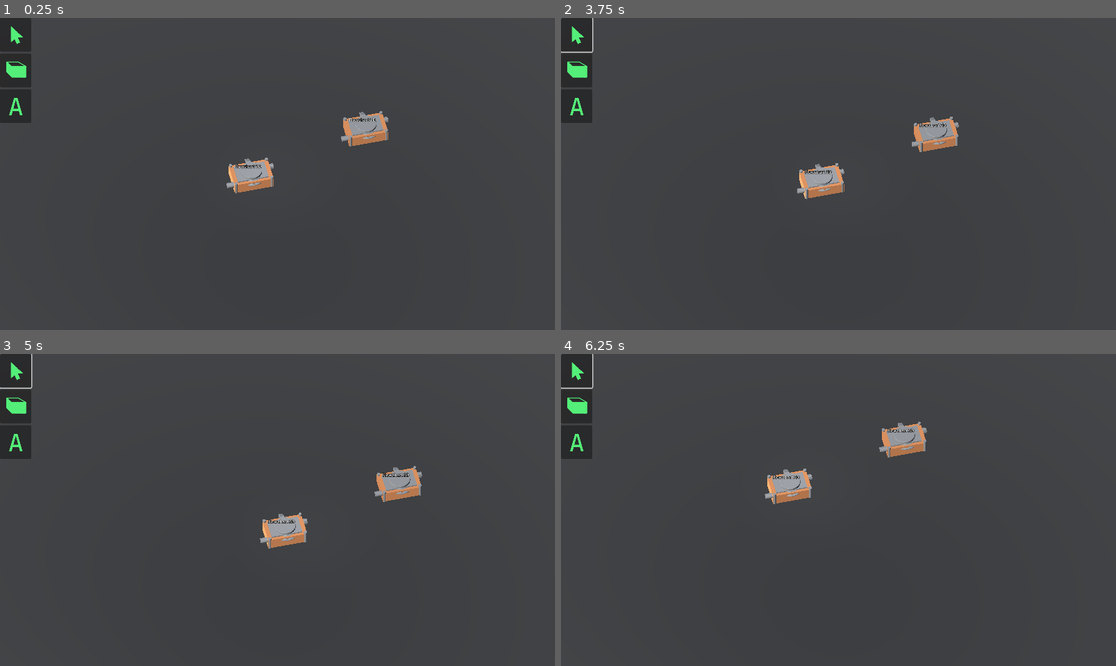
Above: before the commit, frames 1-4 (two rows, left to right).
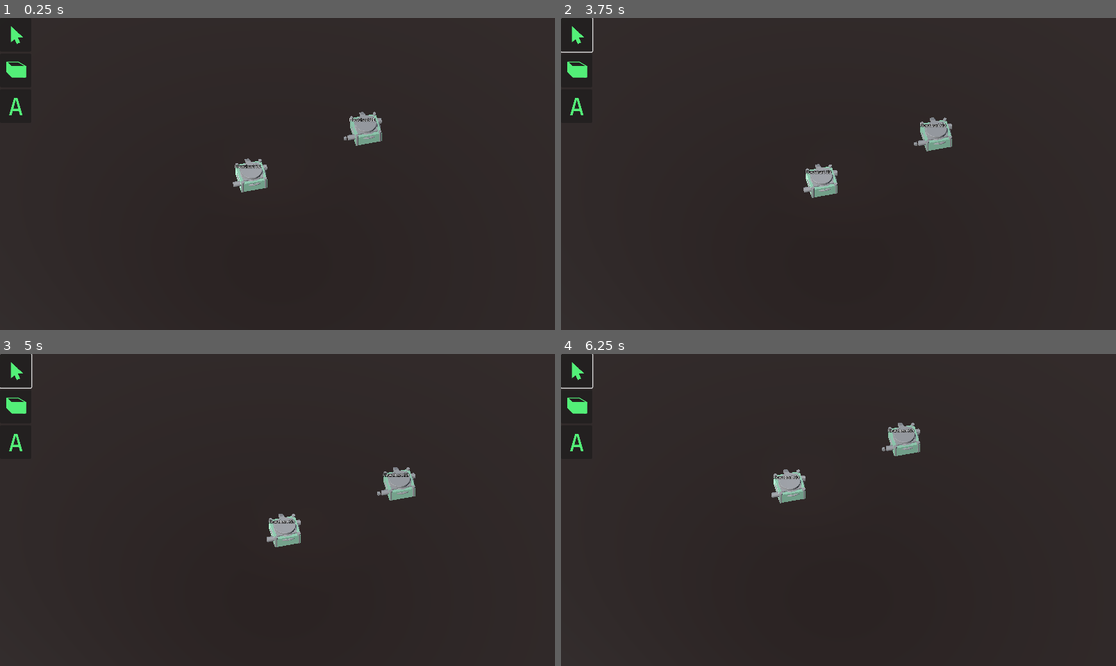
Above: after the commit, the same moments.

Repository: PranjalMaithani/flowchart-3d
Game: Godot game, scene res://Scenes/flowchart_scene.tscn
The game is run twice, just before and just after one commit, with the same random seed, the same clock (stepped at 60 frames per second) and the same inputs.
Inputs (mouse positions are in pixels of both pictures, inside the frame that each line leads up to):
- Up to frame 1 (0.25 s): no input
- Up to frame 2 (3.75 s): click (577, 33) at 0.52 s; click (577, 33) at 1.27 s; click (577, 33) at 2.02 s; tap Enter at 2.75 s; move the mouse to (960, 158) at 2.77 s; click (960, 158) at 2.85 s; tap Space at 3.5 s; drag from (727, 189) to (810, 236) at 3.52 s
- Up to frame 3 (5 s): move the mouse to (333, 441) at 4.27 s; tap T at 4.35 s; click (333, 441) at 4.55 s
- Up to frame 4 (6.25 s): tap Enter at 5 s; drag from (810, 572) to (672, 463) at 5.02 s; move the mouse to (1005, 556) at 5.77 s; click (1005, 556) at 5.85 s

The runs differ from the first frame. In frame 1, 98% of the frame differs, in the area x 0-100%, y 0-100%; in frame 2, 98%; in frame 3, 98%; in frame 4, 98%.

Commit message:
Container tool

Diff:
--- a/Components/ContainerBox/ContainerBox.tscn
+++ b/Components/ContainerBox/ContainerBox.tscn
@@ -1,7 +1,8 @@
 [gd_scene load_steps=12 format=3 uid="uid://pwytv1htyylm"]
 
 [ext_resource type="Script" path="res://src/container/container_box.gd" id="1_h6xbw"]
-[ext_resource type="Material" uid="uid://b4k4y5oskkgcg" path="res://Materials/container_default.tres" id="2_2ooh6"]
+[ext_resource type="PackedScene" uid="uid://ch6tvlqe2bafs" path="res://Models/CubeMesh.tscn" id="2_kv3jc"]
+[ext_resource type="Material" uid="uid://b4k4y5oskkgcg" path="res://Materials/container_default.tres" id="3_6w1vt"]
 [ext_resource type="ArrayMesh" uid="uid://c4g2r8grndjii" path="res://Models/cap.obj" id="3_7uyt8"]
 [ext_resource type="PackedScene" uid="uid://bjhn2vl882fmd" path="res://Components/ContainerBox/ContainerGrabber.tscn" id="4_pqu1q"]
 [ext_resource type="PackedScene" uid="uid://cryyf8m3gnfrs" path="res://Components/ContainerBox/ContainerResizer.tscn" id="5_7jdvj"]
@@ -10,21 +11,16 @@
 [ext_resource type="PackedScene" uid="uid://b47tyrqs0w3kr" path="res://Components/ContainerBox/PlugIn.tscn" id="8_xnbbf"]
 [ext_resource type="Script" path="res://src/container/position_updater.gd" id="9_b53gi"]
 
-[sub_resource type="BoxMesh" id="BoxMesh_v2erc"]
-lightmap_size_hint = Vector2i(6, 10)
-size = Vector3(3, 1, 2)
-
 [sub_resource type="ViewportTexture" id="ViewportTexture_2g8lv"]
 viewport_path = NodePath("SubViewport")
 
 [node name="ContainerBox" type="Node3D"]
 script = ExtResource("1_h6xbw")
 
-[node name="ContainerMesh" type="MeshInstance3D" parent="."]
+[node name="ContainerMesh" parent="." instance=ExtResource("2_kv3jc")]
 unique_name_in_owner = true
-transform = Transform3D(1, 0, 0, 0, 1, 0, 0, 0, 1, 0, 0.487, -0.0221472)
-material_override = ExtResource("2_2ooh6")
-mesh = SubResource("BoxMesh_v2erc")
+transform = Transform3D(1, 0, 0, 0, 1, 0, 0, 0, 1, 0, 0.485456, 0)
+material_override = ExtResource("3_6w1vt")
 
 [node name="TestMesh" type="MeshInstance3D" parent="."]
 unique_name_in_owner = true
@@ -34,22 +30,23 @@
 [node name="Grabber" parent="." instance=ExtResource("4_pqu1q")]
 
 [node name="DownRightResize" parent="." instance=ExtResource("5_7jdvj")]
+transform = Transform3D(1, 0, 0, 0, 1, 0, 0, 0, 1, 0.876247, 0.00568049, 0.901897)
 x = 0
 z = 0
 
 [node name="DownLeftResize" parent="." instance=ExtResource("5_7jdvj")]
-transform = Transform3D(1, 0, 0, 0, 1, 0, 0, 0, 1, -1.37698, 0.00568049, 0.901897)
+transform = Transform3D(1, 0, 0, 0, 1, 0, 0, 0, 1, -0.881953, 0.00568049, 0.901897)
 cursor_shape = 11
 x = 0
 z = 0
 
 [node name="UpLeftResize" parent="." instance=ExtResource("5_7jdvj")]
-transform = Transform3D(1, 0, 0, 0, 1, 0, 0, 0, 1, -1.37698, 0.00568049, -0.940596)
+transform = Transform3D(1, 0, 0, 0, 1, 0, 0, 0, 1, -0.881953, 0.00568049, -0.940596)
 x = 0
 z = 0
 
 [node name="UpRightResize" parent="." instance=ExtResource("5_7jdvj")]
-transform = Transform3D(1, 0, 0, 0, 1, 0, 0, 0, 1, 1.39711, 0.00568049, -0.940596)
+transform = Transform3D(1, 0, 0, 0, 1, 0, 0, 0, 1, 0.895207, 0.00568049, -0.940596)
 cursor_shape = 11
 x = 0
 z = 0
@@ -59,10 +56,10 @@
 texture = SubResource("ViewportTexture_2g8lv")
 
 [node name="PlugOut" parent="." instance=ExtResource("7_ccnpv")]
-transform = Transform3D(1, 0, 0, 0, 1, 0, 0, 0, 1, 1.64959, 0.685506, -0.498506)
+transform = Transform3D(1, 0, 0, 0, 1, 0, 0, 0, 1, 1.14769, 0.685506, -0.498506)
 
 [node name="PlugIn" parent="." instance=ExtResource("8_xnbbf")]
-transform = Transform3D(1, 0, 0, 0, 1, 0, 0, 0, 1, -1.73953, 0.68431, 0.60319)
+transform = Transform3D(1, 0, 0, 0, 1, 0, 0, 0, 1, -1.2445, 0.68431, 0.60319)
 
 [node name="PositionUpdater" type="Node3D" parent="."]
 unique_name_in_owner = true
--- a/Components/ContainerBox/ContainerGrabber.tscn
+++ b/Components/ContainerBox/ContainerGrabber.tscn
@@ -4,9 +4,10 @@
 [ext_resource type="PackedScene" uid="uid://cpt5wqlmh812j" path="res://Components/UI/DragAndDrop.tscn" id="2_s0qc8"]
 
 [sub_resource type="BoxShape3D" id="BoxShape3D_0xfu6"]
-size = Vector3(2.41903, 0.969367, 1.52867)
+size = Vector3(1.6, 0.969, 1.529)
 
 [sub_resource type="BoxMesh" id="BoxMesh_0npq6"]
+size = Vector3(0.65, 1, 1)
 
 [node name="GrabPoint" type="Area3D"]
 transform = Transform3D(1, 0, 0, 0, 1, 0, 0, 0, 1, -0.00637102, 0.00248063, -0.000931025)
@@ -14,7 +15,7 @@
 script = ExtResource("1_p437s")
 
 [node name="CollisionShape3D" type="CollisionShape3D" parent="."]
-transform = Transform3D(1.00033, 0, 0, 0, 1.00033, 0, 0, 0, 1.00033, -0.00336669, 0.488947, -0.00419688)
+transform = Transform3D(0.974507, 0, 0, 0, 0.974507, 0, 0, 0, 0.974507, -0.00336669, 0.488947, -0.00419688)
 shape = SubResource("BoxShape3D_0xfu6")
 
 [node name="MeshInstance3D" type="MeshInstance3D" parent="."]
--- a/Components/Tools/ContainerTool.tscn
+++ b/Components/Tools/ContainerTool.tscn
@@ -1,6 +1,9 @@
-[gd_scene load_steps=2 format=3 uid="uid://cwdi2sajlnasl"]
+[gd_scene load_steps=5 format=3 uid="uid://cwdi2sajlnasl"]
 
 [ext_resource type="PackedScene" uid="uid://dx1oqd64dc0mt" path="res://Components/Tools/ToolButton.tscn" id="1_gh62l"]
+[ext_resource type="Script" path="res://src/Tools/container_tool.gd" id="1_pxv8s"]
+[ext_resource type="BoxMesh" uid="uid://cklidj7rhcxl5" path="res://Models/CubeMesh.tres" id="2_kjr8x"]
+[ext_resource type="PackedScene" uid="uid://l6y43mlw57o4" path="res://Components/UI/DragDraw.tscn" id="3_r0sjm"]
 
 [node name="ContainerTool" type="MarginContainer"]
 anchors_preset = -1
@@ -9,8 +12,18 @@
 offset_bottom = -0.000198364
 grow_horizontal = 2
 grow_vertical = 2
+script = ExtResource("1_pxv8s")
+initial_mesh = ExtResource("2_kjr8x")
 
 [node name="ToolButton" parent="." instance=ExtResource("1_gh62l")]
+unique_name_in_owner = true
 layout_mode = 2
+tool_name = 1
+
+[node name="DragDraw" parent="." instance=ExtResource("3_r0sjm")]
+unique_name_in_owner = true
+
+[node name="ToolMesh" type="MeshInstance3D" parent="."]
+unique_name_in_owner = true
 
 [editable path="ToolButton"]
--- a/Components/Tools/CursorTool.tscn
+++ b/Components/Tools/CursorTool.tscn
@@ -10,6 +10,7 @@
 metadata/_edit_use_anchors_ = true
 
 [node name="ToolButton" parent="." instance=ExtResource("1_qr88k")]
+unique_name_in_owner = true
 layout_mode = 2
 
 [node name="Icon" parent="ToolButton" index="0"]
--- a/Components/Tools/TextTool.tscn
+++ b/Components/Tools/TextTool.tscn
@@ -10,7 +10,9 @@
 metadata/_edit_use_anchors_ = true
 
 [node name="ToolButton" parent="." instance=ExtResource("1_eor60")]
+unique_name_in_owner = true
 layout_mode = 2
+tool_name = 2
 
 [node name="Icon" parent="ToolButton" index="0"]
 texture = ExtResource("2_exdfb")
--- a/Components/Tools/ToolButton.tscn
+++ b/Components/Tools/ToolButton.tscn
@@ -1,12 +1,14 @@
-[gd_scene load_steps=2 format=3 uid="uid://dx1oqd64dc0mt"]
+[gd_scene load_steps=3 format=3 uid="uid://dx1oqd64dc0mt"]
 
 [ext_resource type="Texture2D" uid="uid://qqlrh8s3r43q" path="res://Images/Icons/cube.png" id="1_5elq2"]
+[ext_resource type="Script" path="res://src/toolbar/tool_button.gd" id="1_w6syt"]
 
 [node name="ToolButton" type="Button"]
 custom_minimum_size = Vector2(63, 70)
 offset_right = 70.0
 offset_bottom = 70.0
 mouse_default_cursor_shape = 2
+script = ExtResource("1_w6syt")
 
 [node name="Icon" type="TextureRect" parent="."]
 layout_mode = 1
--- /dev/null
+++ b/Components/UI/DragDraw.tscn
@@ -0,0 +1,11 @@
+[gd_scene load_steps=3 format=3 uid="uid://l6y43mlw57o4"]
+
+[ext_resource type="Script" path="res://src/ui/drag/drag_draw.gd" id="1_v1jdx"]
+[ext_resource type="Script" path="res://src/ui/drag/drag.gd" id="2_20j5p"]
+
+[node name="DragDraw" type="Node"]
+script = ExtResource("1_v1jdx")
+
+[node name="Drag" type="Node" parent="."]
+unique_name_in_owner = true
+script = ExtResource("2_20j5p")
--- a/Materials/container_default.tres
+++ b/Materials/container_default.tres
@@ -2,4 +2,4 @@
 
 [resource]
 transparency = 1
-albedo_color = Color(0.823529, 0.521569, 0.313726, 1)
+albedo_color = Color(0.517647, 0.721569, 0.603922, 1)
--- a/Materials/floor_dark.tres
+++ b/Materials/floor_dark.tres
@@ -1,4 +1,4 @@
 [gd_resource type="StandardMaterial3D" format=3 uid="uid://c57ycd54txcqv"]
 
 [resource]
-albedo_color = Color(0.2, 0.2, 0.2, 1)
+albedo_color = Color(0.117647, 0.0588235, 0.0392157, 1)
--- /dev/null
+++ b/Models/CubeMesh.tres
@@ -0,0 +1,5 @@
+[gd_resource type="BoxMesh" format=3 uid="uid://cklidj7rhcxl5"]
+
+[resource]
+lightmap_size_hint = Vector2i(6, 10)
+size = Vector3(2, 1, 2)
--- /dev/null
+++ b/Models/CubeMesh.tscn
@@ -0,0 +1,6 @@
+[gd_scene load_steps=2 format=3 uid="uid://ch6tvlqe2bafs"]
+
+[ext_resource type="BoxMesh" uid="uid://cklidj7rhcxl5" path="res://Models/CubeMesh.tres" id="1_3idqf"]
+
+[node name="CubeMesh" type="MeshInstance3D"]
+mesh = ExtResource("1_3idqf")
--- a/Scenes/flowchart_scene.tscn
+++ b/Scenes/flowchart_scene.tscn
@@ -33,33 +33,39 @@
 
 [node name="flowchart_scene" type="Node3D"]
 
+[node name="FlowchartContainer" type="Node" parent="."]
+
+[node name="ContainerBox" parent="FlowchartContainer" instance=ExtResource("1_nv32g")]
+
+[node name="ContainerBox2" parent="FlowchartContainer" instance=ExtResource("1_nv32g")]
+transform = Transform3D(1, 0, 0, 0, 1, 0, 0, 0, 1, 9.44509, 0, -2.52348)
+
 [node name="WorldEnvironment" type="WorldEnvironment" parent="."]
 environment = SubResource("Environment_ldxxl")
 
 [node name="Floor" type="MeshInstance3D" parent="."]
 transform = Transform3D(0.951726, 0, 0, 0, 0.601, 0, 0, 0, 0.601, 5.17266, 0.0981226, 0.409219)
 mesh = SubResource("PlaneMesh_yinng")
+metadata/_edit_lock_ = true
 
 [node name="StaticBody3D" type="StaticBody3D" parent="Floor"]
 collision_layer = 2
 collision_mask = 3
+metadata/_edit_lock_ = true
 
 [node name="CollisionShape3D" type="CollisionShape3D" parent="Floor/StaticBody3D"]
 transform = Transform3D(1, 0, 0, 0, 1, 0, 0, 0, 1, 0, -0.00306225, 0)
 shape = SubResource("BoxShape3D_beqyu")
+metadata/_edit_lock_ = true
 
 [node name="DirectionalLight3D" type="DirectionalLight3D" parent="."]
 transform = Transform3D(0.614835, 0.46181, -0.639304, 0.181361, 0.706107, 0.684486, 0.767519, -0.536791, 0.350385, -3.11844, 4.31145, 3.83666)
 light_energy = 1.254
 
-[node name="ContainerBox" parent="." instance=ExtResource("1_nv32g")]
-
-[node name="ContainerBox2" parent="." instance=ExtResource("1_nv32g")]
-transform = Transform3D(1, 0, 0, 0, 1, 0, 0, 0, 1, 9.44509, 0, -2.52348)
-
-[node name="AppManager" parent="." node_paths=PackedStringArray("ground_plane", "camera") instance=ExtResource("2_6gx0o")]
+[node name="AppManager" parent="." node_paths=PackedStringArray("ground_plane", "camera", "flowchart_container") instance=ExtResource("2_6gx0o")]
 ground_plane = NodePath("../Floor")
 camera = NodePath("../AppCamera")
+flowchart_container = NodePath("../FlowchartContainer")
 
 [node name="SpotLight3D" type="SpotLight3D" parent="."]
 transform = Transform3D(0.999256, -0.00848121, -0.0376174, 0.0369439, -0.0690301, 0.99693, -0.0110519, -0.997579, -0.0686654, 0.982482, 9.09849, -0.131702)
@@ -72,7 +78,7 @@
 mesh = SubResource("BoxMesh_n7etl")
 
 [node name="AppCamera" parent="." instance=ExtResource("2_m4467")]
-transform = Transform3D(0.972881, 0.174686, -0.151617, 0, 0.655479, 0.755213, 0.231306, -0.734733, 0.637703, 0, 10.3716, 8.52658)
+transform = Transform3D(0.972881, 0.174685, -0.151616, 0, 0.655479, 0.755214, 0.231306, -0.734733, 0.637703, 0, 10.3716, 8.52658)
 
 [node name="UI" type="Control" parent="."]
 layout_mode = 3
--- a/src/AppManager/app_manager.gd
+++ b/src/AppManager/app_manager.gd
@@ -4,6 +4,7 @@
 var state: AppState
 @export var ground_plane: Node3D
 @export var camera: Camera3D
+@export var flowchart_container: Node
 
 func _ready():
     state = AppState.new()
--- a/src/AppManager/app_state.gd
+++ b/src/AppManager/app_state.gd
@@ -2,9 +2,10 @@
 class_name AppState
 
 var active_tool: Constants.TOOL
-
+signal active_tool_changed(value: Constants.TOOL)
 func set_active_tool(value: Constants.TOOL):
     active_tool = value
+    active_tool_changed.emit(value)
 
 var active_object
 func set_active_object(value):
--- a/src/Camera/camera_pan.gd
+++ b/src/Camera/camera_pan.gd
@@ -20,6 +20,6 @@
     drag.update_mouse_position()
 
 func _input(event):
-    if(app_manager.state.active_object):
+    if(app_manager.state.active_object || app_manager.state.active_tool != Constants.TOOL.SELECT):
         return
     drag.handle_drag_input(event)
--- a/src/Toolbar/tool_button.gd
+++ b/src/Toolbar/tool_button.gd
@@ -1,11 +1,18 @@
 extends Button
 
 var app_manager: AppManager
+var on_click: Callable
 @export var tool_name: Constants.TOOL
 
 func _ready():
-    pass
+    #TODO: remove dependency from flowchart_scene node
+    app_manager = get_node("/root/flowchart_scene/AppManager") as AppManager
+    pressed.connect(handle_click)
 
 func initialize(properties: Dictionary):
+    on_click = properties.on_click
+
+func handle_click():
     app_manager.state.set_active_tool(tool_name)
-    pressed.connect(properties.on_click as Callable)
+    if(on_click):
+        on_click.call()
--- a/src/Tools/container_tool.gd
+++ b/src/Tools/container_tool.gd
@@ -1,29 +1,57 @@
 extends MarginContainer
+const DragDraw = preload('../ui/drag/drag_draw.gd')
+const ToolButton = preload('../toolbar/tool_button.gd')
+const ContainerBox = preload('../../Components/ContainerBox/ContainerBox.tscn')
+
+@onready var tool_mesh: MeshInstance3D = %ToolMesh
+@onready var drag_draw: DragDraw = %DragDraw
+@onready var tool_button: ToolButton = %ToolButton
+
+@export var initial_mesh: Mesh
+var x_scale_unit
+var z_scale_unit
 
 var app_manager: AppManager
-var ground_plane
-var camera
 
-var is_enabled
-var is_clicking
-var mesh: MeshInstance3D
-var mouse_position: Vector3
+func update_mesh(value: Mesh):
+    tool_mesh.mesh = value
+    tool_mesh.visible = false
+    tool_mesh.scale = Vector3.ZERO
 
 func _ready():
     #TODO: remove dependency from flowchart_scene node
     app_manager = get_node("/root/flowchart_scene/AppManager") as AppManager
-    camera = app_manager.camera
-    ground_plane = app_manager.ground_plane
+    app_manager.state.active_tool_changed.connect(on_tool_changed)
+    tool_button.initialize({ "on_click": on_click })
+    update_mesh(initial_mesh)
+    drag_draw.initialize({ "on_start_dragging": on_start_dragging, \
+                            "on_stop_dragging": on_stop_dragging, \
+                            "container": tool_mesh })
 
-func set_mesh(value: MeshInstance3D):
-    mesh = value
+func on_click():
+    drag_draw.is_enabled = true
 
-func update_mouse_position():
-    var viewport_mouse_position = get_viewport().get_mouse_position()
-    var space_state = camera.get_world_3d().direct_space_state
-    mouse_position = UIHelpers.get_floor_position_from_mouse(ground_plane, space_state, viewport_mouse_position, camera)
+func on_tool_changed(value: Constants.TOOL):
+    if(value != Constants.TOOL.CONTAINER):
+        drag_draw.is_enabled = false
+
+func on_start_dragging():
+    tool_mesh.visible = true
+
+func on_stop_dragging():
+    tool_mesh.visible = false
+    if(drag_draw.draw_scale.x < 0.5 || drag_draw.draw_scale.z < 0.5):
+        return
+    var container_box = ContainerBox.instantiate()
+    container_box.global_position = tool_mesh.global_position
+    app_manager.flowchart_container.add_child(container_box)
+    container_box.set_mesh_scale(tool_mesh.scale)
+
+func draw_container():
+    tool_mesh.global_position = drag_draw.drag.initial_mouse_position
+    tool_mesh.scale = drag_draw.draw_scale
 
 func _process(_delta):
-    if(!is_enabled):
+    if(!drag_draw.is_enabled || !drag_draw.drag.is_dragging):
         return
-    update_mouse_position()
+    draw_container()
--- a/src/container/connect_in.gd
+++ b/src/container/connect_in.gd
@@ -9,7 +9,7 @@
 var parent_container: ContainerBox
 var connected_node: ConnectOut
 
-func update_position(_caller: Area3D):
+func update_position(_caller):
     position = position_updater.update_position(self)
     update_connected_node()
 
--- a/src/container/connect_out.gd
+++ b/src/container/connect_out.gd
@@ -23,7 +23,7 @@
         draw_curve.set_endpoint(Vector3(snap_position.x, position.y, snap_position.z))
         snap_area.snapped_object.set_connection(self)
 
-func update_position(_caller: Area3D):
+func update_position(_caller):
     position = position_updater.update_position(self)
     check_snap_curve()
 
@@ -42,9 +42,10 @@
                                 })
 
 func _process(_delta):
-    if(drag_start_point.drag.is_dragging):
-        draw_curve.set_endpoint(drag_start_point.drag.mouse_position)
-        look_for_connections()
+    if(!drag_start_point.drag.is_dragging || app_manager.state.active_tool != Constants.TOOL.SELECT):
+        return
+    draw_curve.set_endpoint(drag_start_point.drag.mouse_position)
+    look_for_connections()
 
 func on_start_dragging():
     draw_curve.enable_curve()
--- a/src/container/container_box.gd
+++ b/src/container/container_box.gd
@@ -1,4 +1,12 @@
 extends Node3D
 
 signal on_container_changed(caller)
-@onready var mesh_scale = %ContainerMesh.scale
+@onready var container_mesh = %ContainerMesh
+@onready var mesh_scale = container_mesh.scale
+
+func set_mesh_scale(value):
+    # called when doing instantiate
+    if(!container_mesh):
+        container_mesh = get_node("%ContainerMesh")
+    container_mesh.scale = value
+    on_container_changed.emit(self)
--- a/src/container/grab_point.gd
+++ b/src/container/grab_point.gd
@@ -4,6 +4,8 @@
 const DragAndDrop = preload('../ui/drag/drag_and_drop.gd')
 @onready var container_mesh: MeshInstance3D = $"../%ContainerMesh"
 @onready var drag_and_drop: DragAndDrop = %DragAndDrop
+
+var app_manager: AppManager
 var parent_container: ContainerBox
 var container
 var camera
@@ -14,7 +16,7 @@
 func _ready():
     container = get_parent_node_3d()
     #TODO: remove dependency from flowchart_scene node
-    var app_manager = get_node("/root/flowchart_scene/AppManager") as AppManager
+    app_manager = get_node("/root/flowchart_scene/AppManager") as AppManager
     camera = app_manager.camera
     ground_plane = app_manager.ground_plane
     parent_container = get_parent_node_3d()
@@ -29,8 +31,9 @@
     initial_position = container.position
 
 func _process(_delta):
-    if(drag_and_drop.drag.is_dragging):
-        var mouse_position_difference = drag_and_drop.drag.mouse_position_difference
-        container.position.x = initial_position.x + mouse_position_difference.x
-        container.position.z = initial_position.z + mouse_position_difference.z
-        parent_container.on_container_changed.emit(self)
+    if(!drag_and_drop.drag.is_dragging || app_manager.state.active_tool != Constants.TOOL.SELECT):
+        return
+    var mouse_position_difference = drag_and_drop.drag.mouse_position_difference
+    container.position.x = initial_position.x + mouse_position_difference.x
+    container.position.z = initial_position.z + mouse_position_difference.z
+    parent_container.on_container_changed.emit(self)
--- a/src/container/resize_point.gd
+++ b/src/container/resize_point.gd
@@ -8,19 +8,19 @@
 @onready var drag_and_drop: DragAndDrop = %DragAndDrop
 @onready var container_mesh: MeshInstance3D = $"../%ContainerMesh"
 @onready var position_updater: PositionUpdater = $"../%PositionUpdater"
+
+var app_manager: AppManager
 var parent_container: ContainerBox
 var initial_position: Vector3
 var parent_initial_position: Vector3
 var initial_scale: Vector3
-var x_scale_unit
-var z_scale_unit
 var camera
 var ground_plane
 
 @export var x: int
 @export var z: int
 
-func update_position(caller: Area3D):
+func update_position(caller):
     if(caller == self):
         return
     position = position_updater.update_position(self)
@@ -31,7 +31,7 @@
     z = 1 if position.z > 0 else -1
     drag_and_drop.initialize({"area": self, "cursor_shape": cursor_shape, "on_stop_dragging": set_intial_values})
     #TODO: remove dependency from flowchart_scene node
-    var app_manager = get_node("/root/flowchart_scene/AppManager") as AppManager
+    app_manager = get_node("/root/flowchart_scene/AppManager") as AppManager
     camera = app_manager.camera
     ground_plane = app_manager.ground_plane
     parent_container = get_parent_node_3d()
@@ -65,5 +65,6 @@
     # parent_container.on_container_changed.emit()
 
 func _process(_delta):
-    if(drag_and_drop.drag.is_dragging):
-        handle_drag()
+    if(!drag_and_drop.drag.is_dragging || app_manager.state.active_tool != Constants.TOOL.SELECT):
+        return
+    handle_drag()
--- a/src/ui/drag/drag.gd
+++ b/src/ui/drag/drag.gd
@@ -23,10 +23,6 @@
     var app_manager = get_node("/root/flowchart_scene/AppManager") as AppManager
     camera = app_manager.camera
     ground_plane = app_manager.ground_plane
-
-# func _process(_delta):
-#     if(is_dragging):
-#         update_mouse_position()
 
 func update_mouse_position():
     var viewport_mouse_position = get_viewport().get_mouse_position()
--- /dev/null
+++ b/src/ui/drag/drag_draw.gd
@@ -0,0 +1,56 @@
+extends Node
+const Drag = preload('./drag.gd')
+
+@onready var drag: Drag = %Drag
+var is_enabled: bool = false
+var on_stop_dragging: Callable
+var on_start_dragging: Callable
+var app_manager: AppManager
+
+var draw_scale: Vector3 = Vector3.ZERO
+var x_scale_unit
+var z_scale_unit
+
+func initialize(properties):
+    if(properties.has("on_stop_dragging")):
+        on_stop_dragging = properties.on_stop_dragging
+    if(properties.has("on_start_dragging")):
+        on_start_dragging = properties.on_start_dragging
+    drag.initialize({"on_stop_dragging": handle_stop_dragging, \
+                     "on_start_dragging": on_start_dragging, \
+                    })
+    set_scale_units(properties.container)
+
+func _ready():
+    #TODO: remove dependency from flowchart_scene node
+    app_manager = get_node("/root/flowchart_scene/AppManager") as AppManager
+
+func _process(_delta):
+    if(!is_enabled || !drag.is_dragging):
+        return
+    drag.update_mouse_position()
+    handle_dragging()
+
+func _input(event):
+    if(!is_enabled):
+        return
+    drag.handle_drag_input(event)
+
+func set_scale_units(container: Node3D):
+    var aabb_up_left = container.get_aabb().get_endpoint(0)
+    var aabb_down_right = container.get_aabb().get_endpoint(7)
+    x_scale_unit = 1 / (aabb_down_right.x - aabb_up_left.x)
+    z_scale_unit = 1 / (aabb_down_right.z - aabb_up_left.z)
+
+func handle_dragging():
+    var mouse_position_difference = drag.mouse_position_difference
+    var x_scale_delta = x_scale_unit * mouse_position_difference.x * 2
+    var z_scale_delta = z_scale_unit * mouse_position_difference.z * 2
+    var x_scale = x_scale_delta
+    var z_scale = z_scale_delta
+    draw_scale = Vector3(x_scale, 1, z_scale)
+
+func handle_stop_dragging():
+    if(on_stop_dragging):
+        on_stop_dragging.call()
+    draw_scale = Vector3.ZERO
Empty file removed: src/Tools/select_tool.gd
